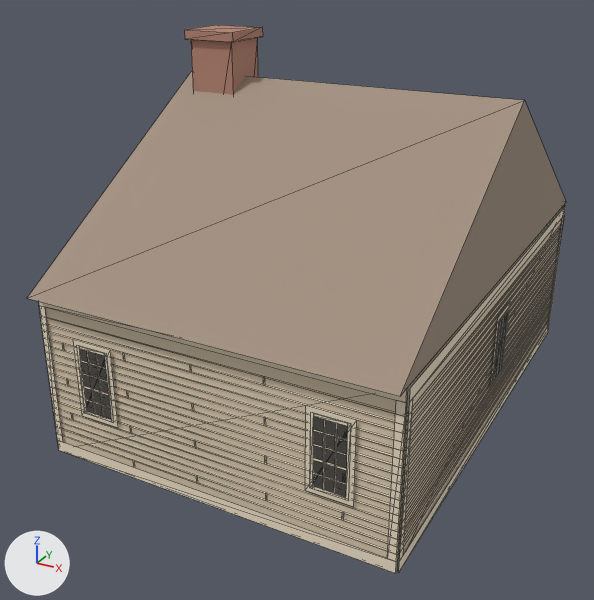
A saved change to the glTF model chicago/4d/assets/gltf/recon_1835_west_031__inferred_1835.glb.
Camera for both pictures: a camera (50 mm lens) standing at (9.14, -8.35, 7.88) and looking at (2.54, 3.65, 1.88). Lighting does not change. The marker at lower left points along +X, +Y and +Z. The picture after the commit comes second. Mesh edges are drawn as thin lines. Vertices at exactly the same position are counted once.

Objects in the first picture: 'recon_1835_west_031__inferred_1835'.
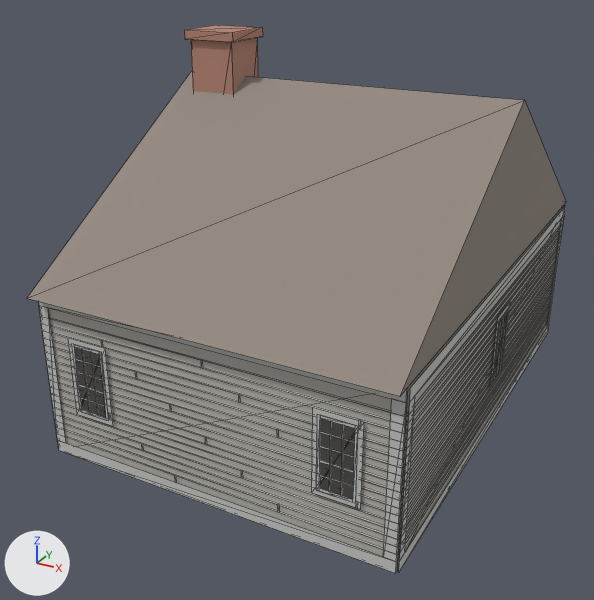
Changed parts and their boxes [x1, y1, x2, y2] in the pictures (594 x 600 px):
'recon_1835_west_031__inferred_1835', recoloured, reshaped (beige to grey): [27, 25, 566, 573] in both
part 1 of me_recon_1835_west_031__inferred_1835, rebuilt: before [77, 346, 114, 423]; after [72, 344, 109, 421]
part 2 of me_recon_1835_west_031__inferred_1835, rebuilt: before [310, 413, 351, 501]; after [316, 414, 358, 503]
part 3 of me_recon_1835_west_031__inferred_1835, rebuilt: before [77, 345, 114, 420]; after [74, 345, 109, 419]
part 4 of me_recon_1835_west_031__inferred_1835, rebuilt: before [313, 413, 351, 497]; after [319, 415, 358, 499]
part 5 of me_recon_1835_west_031__inferred_1835, rebuilt: before [73, 340, 118, 427]; after [68, 338, 113, 426]
part 6 of me_recon_1835_west_031__inferred_1835, rebuilt: before [84, 386, 109, 396]; after [79, 385, 104, 394]
part 7 of me_recon_1835_west_031__inferred_1835, rebuilt: before [305, 406, 357, 507]; after [312, 408, 364, 509]
part 8 of me_recon_1835_west_031__inferred_1835, rebuilt: before [313, 458, 347, 471]; after [320, 460, 354, 473]
part 9 of me_recon_1835_west_031__inferred_1835, rebuilt (8% taller): before [313, 473, 346, 484]; after [320, 475, 353, 487]
part 10 of me_recon_1835_west_031__inferred_1835, deleted: before [62, 343, 347, 494]
part 11 of me_recon_1835_west_031__inferred_1835, built on (mostly hidden): before [548, 216, 564, 325]; after [547, 216, 564, 327]
part 12 of me_recon_1835_west_031__inferred_1835, built on: before [39, 305, 104, 442]; after [39, 305, 103, 443]
part 13 of me_recon_1835_west_031__inferred_1835, built on: before [323, 399, 413, 561]; after [320, 396, 415, 561]

The change, as a list of edits to the scene's bpy script:
```text
Change mat_wall:
    mat_wall.base_color: (0.765, 0.643, 0.471) -> (0.506, 0.49, 0.447)  # beige #e3d2b7 -> grey #bdbab2
Change mat_trim:
    mat_trim.base_color: (0.882, 0.775, 0.595) -> (0.584, 0.59, 0.565)  # pale yellow #f1e4cb -> light grey #c9cac6
Change me_recon_1835_west_031__inferred_1835:
    used by ob_recon_1835_west_031__inferred_1835; location = (0.0, 0.0, 0.0)
    remove me_recon_1835_west_031__inferred_1835.from_pydata(...)  # 682 vertices, 424 faces; spans x -0.03..6.15, y -0.25..9.45, z 0.0..6.44
    add me_recon_1835_west_031__inferred_1835.from_pydata(...)  # 666 vertices, 416 faces; spans x -0.03..6.15, y -0.25..9.45, z 0.0..6.44
    me_recon_1835_west_031__inferred_1835 part 1: the loose piece of 12 vertices spanning x 0.72..1.31, y -0.05, z 0.95..2.16 is rebuilt with 12 vertices and now spans x 0.62..1.21, y -0.05, z 0.95..2.16
    me_recon_1835_west_031__inferred_1835 part 2: the loose piece of 12 vertices spanning x 4.78..5.38, y -0.05, z 0.95..2.16 is rebuilt with 12 vertices and now spans x 4.89..5.48, y -0.05, z 0.95..2.16
    me_recon_1835_west_031__inferred_1835 part 3: the loose piece of 4 vertices spanning x 0.72..1.31, y -0.05, z 0.95..2.16 is rebuilt with 4 vertices and now spans x 0.62..1.21, y -0.05, z 0.95..2.16
    me_recon_1835_west_031__inferred_1835 part 4: the loose piece of 4 vertices spanning x 4.78..5.38, y -0.05, z 0.95..2.16 is rebuilt with 4 vertices and now spans x 4.89..5.48, y -0.05, z 0.95..2.16
    me_recon_1835_west_031__inferred_1835 part 5: the loose piece of 4 vertices spanning x 0.65..1.39, y -0.04, z 0.88..2.23 is rebuilt with 4 vertices and now spans x 0.54..1.28, y -0.04, z 0.88..2.23
    me_recon_1835_west_031__inferred_1835 part 6: the loose piece of 4 vertices spanning x 0.77..1.27, y -0.05, z 1.42..1.46 is rebuilt with 4 vertices and now spans x 0.66..1.16, y -0.05, z 1.42..1.46
    me_recon_1835_west_031__inferred_1835 part 7: the loose piece of 4 vertices spanning x 4.71..5.45, y -0.04, z 0.88..2.23 is rebuilt with 4 vertices and now spans x 4.81..5.55, y -0.04, z 0.88..2.23
    me_recon_1835_west_031__inferred_1835 part 8: the loose piece of 4 vertices spanning x 4.83..5.33, y -0.05, z 1.42..1.46 is rebuilt with 4 vertices and now spans x 4.93..5.43, y -0.05, z 1.42..1.46
    me_recon_1835_west_031__inferred_1835 part 9: the loose piece of 4 vertices spanning x 4.83..5.33, y -0.05, z 1.2..1.22 is rebuilt with 4 vertices and now spans x 4.93..5.43, y -0.05, z 1.2..1.22
    me_recon_1835_west_031__inferred_1835 part 10: 17 loose pieces with 68 vertices, spanning x 0.39..5.33, y -0.05..8.59, z 0.2..2.11, are deleted
    me_recon_1835_west_031__inferred_1835 part 11: 4 vertices moved from x 5.97..6.13, y 8.4..8.57, z 0.2..2.67 to x 5.91..6.13, y 8.34..8.57, z 0.2..2.67; 4 vertices removed from x 4.98..5.0, y 8.59, z 1.0..2.11; 20 vertices added at x 4.93..5.43, y 8.59, z 1.0..2.11
    me_recon_1835_west_031__inferred_1835 part 12: 4 vertices moved from x -0.03..0.13, y -0.03..0.13, z 0.2..2.67 to x -0.03..0.19, y -0.03..0.19, z 0.2..2.67; 4 vertices removed from x 1.09..1.11, y -0.05, z 1.0..2.11; 16 vertices added at x 0.82..1.23, y -0.05..-0.02, z 0.96..2.36
    me_recon_1835_west_031__inferred_1835 part 13: 4 vertices moved from x 5.97..6.13, y -0.03..0.13, z 0.2..2.67 to x 5.91..6.13, y -0.03..0.19, z 0.2..2.67; 4 vertices removed from x 4.98..5.0, y -0.05, z 1.0..2.11; 16 vertices added at x 4.93..5.43, y -0.05, z 1.0..2.11
    other edits to the shape of me_recon_1835_west_031__inferred_1835 do not show in these pictures
```
